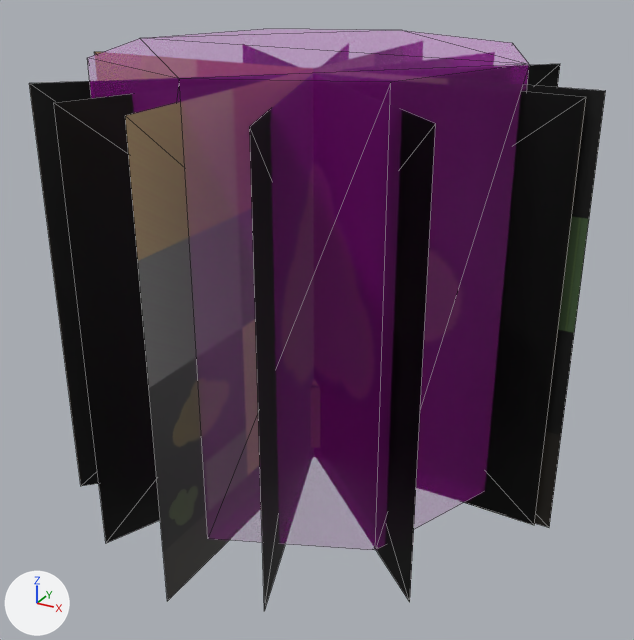
Renders of the COLLADA model beamng-props/desert-flora/export/dae/scrub_small.dae from each side of a commit.
The view is the same before and after, from a 50 mm lens placed at (0.444, -0.799, 0.578), pointed at (0.013, -0.016, 0.187). Lighting does not change. The marker at lower left points along +X, +Y and +Z. The older version comes first. Mesh edges are drawn as thin lines. Where no turn or scale is listed for an object, it has been applied to the vertices.

The first picture shows 'Colmesh_scrub-1', 'scrub_small_a200', 'scrub_small_a50', 'scrub_small_a800'.
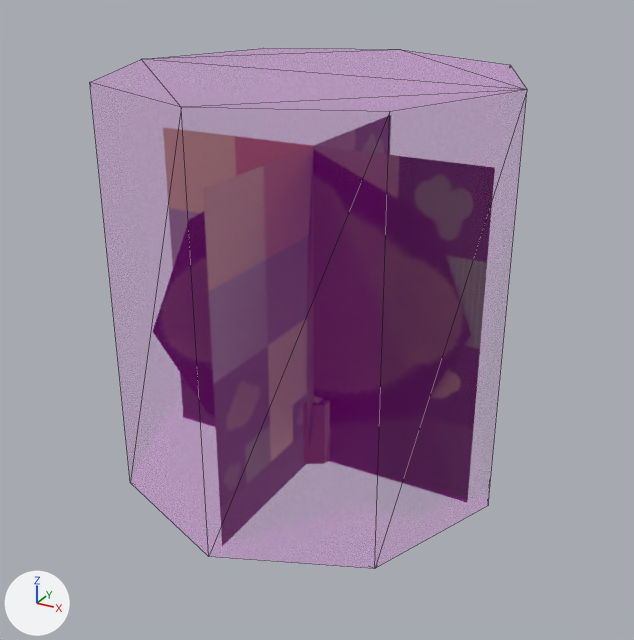
The edits, one by one:
Material 'ParkerVegFoliage' (mat_parkervegfoliage) is new.
Its texture is img_vegetation_atlas_2048_png.
me_scrub_small_a800 is used by ob_scrub_small_a800; location (0.0, 0.0, 0.0).
me_scrub_small_a800 had 32 vertices, 30 faces and spanned x -0.275..0.275, y -0.259..0.259, z 0.0..0.45.
me_scrub_small_a800 now has 33 vertices, 44 faces and spans x -0.187..0.187, y -0.167..0.167, z 0.0..0.373.
me_scrub_small_a800 part 1: the loose piece of 4 vertices spanning x -0.106..0.106, y -0.254..0.254, z 0.0..0.45 is rebuilt with 21 vertices and now spans x -0.187..0.187, y -0.167..0.167, z 0.04..0.373, in mat_parkervegfoliage (picture img_vegetation_atlas_2048_png).
me_scrub_small_a800 part 2: the loose piece of 4 vertices spanning x -0.205..0.205, y -0.183..0.183, z 0.0..0.45 is deleted.
me_scrub_small_a800 part 3: the loose piece of 4 vertices spanning x -0.201..0.201, y -0.188..0.188, z 0.0..0.45 is deleted.
me_scrub_small_a800 part 4: the loose piece of 4 vertices spanning x -0.091..0.091, y -0.259..0.259, z 0.0..0.45 is deleted.
me_scrub_small_a800 part 5: 4 vertices removed from x -0.275..0.275, y -0.01..0.01, z 0.0..0.45.
Other edits to the shape of me_scrub_small_a800 do not show in these pictures.
me_scrub_small_a800 gains material mat_parkervegfoliage (picture img_vegetation_atlas_2048_png).
me_scrub_small_a200 is used by ob_scrub_small_a200; location (0.0, 0.0, 0.0).
me_scrub_small_a200 had 24 vertices, 14 faces and spanned x -0.275..0.275, y -0.259..0.259, z 0.0..0.45.
me_scrub_small_a200 now has 24 vertices, 22 faces and spans x -0.187..0.187, y -0.167..0.167, z 0.0..0.373.
me_scrub_small_a200 part 6: the loose piece of 4 vertices spanning x -0.106..0.106, y -0.254..0.254, z 0.0..0.45 is rebuilt with 20 vertices and now spans x -0.187..0.187, y -0.167..0.167, z 0.04..0.373, in mat_parkervegfoliage (picture img_vegetation_atlas_2048_png).
me_scrub_small_a200 part 7: the loose piece of 4 vertices spanning x -0.205..0.205, y -0.183..0.183, z 0.0..0.45 is deleted.
me_scrub_small_a200 part 8: the loose piece of 4 vertices spanning x -0.201..0.201, y -0.188..0.188, z 0.0..0.45 is deleted.
me_scrub_small_a200 part 9: the loose piece of 4 vertices spanning x -0.091..0.091, y -0.259..0.259, z 0.0..0.45 is deleted.
me_scrub_small_a200 part 10: 4 vertices removed from x -0.275..0.275, y -0.01..0.01, z 0.0..0.45.
Other edits to the shape of me_scrub_small_a200 do not show in these pictures.
me_scrub_small_a200 gains material mat_parkervegfoliage (picture img_vegetation_atlas_2048_png).
me_scrub_small_a50 is used by ob_scrub_small_a50; location (0.0, 0.0, 0.0).
me_scrub_small_a50 had 8 vertices, 4 faces and spanned x -0.289..0.289, y -0.289..0.289, z -0.004..0.454.
me_scrub_small_a50 now has 8 vertices, 4 faces and spans x -0.196..0.196, y -0.196..0.196, z -0.004..0.376.
me_scrub_small_a50 part 11: the whole mesh is scaled about the mesh origin by (0.68, 0.68, 0.828).
me_colmesh_scrub_1 is used by ob_colmesh_scrub_1; location (0.0, 0.0, 0.0).
me_colmesh_scrub_1 had 16 vertices, 28 faces and spanned x -0.22..0.22, y -0.22..0.22, z 0.022..0.472.
me_colmesh_scrub_1 now has 16 vertices, 28 faces and spans x -0.22..0.22, y -0.22..0.22, z 0.0..0.45.
me_colmesh_scrub_1 part 12: the whole mesh is moved by (0.0, 0.0, -0.022).

Changed parts and their boxes [x1, y1, x2, y2] in the pictures (634 x 640 px):
'Colmesh_scrub-1', moved
    before: [87, 29, 529, 550]
    after: [90, 48, 527, 569]
'scrub_small_a800', reshaped (not visible afterwards)
    before: [29, 64, 585, 610]
'scrub_small_a50', rescaled (not visible afterwards)
    before: [94, 52, 605, 601]
'scrub_small_a200', reshaped (not visible afterwards)
    before: [29, 64, 586, 611]
part 1 of me_scrub_small_a800, rebuilt (not visible afterwards)
    before: [54, 94, 159, 543]
part 2 of me_scrub_small_a800, deleted
    before: [376, 111, 435, 602]
part 3 of me_scrub_small_a800, deleted
    before: [29, 64, 560, 485]
part 4 of me_scrub_small_a800, deleted
    before: [250, 110, 283, 610]
part 5 of me_scrub_small_a800, deleted
    before: [465, 91, 585, 525]
part 6 of me_scrub_small_a200, rebuilt (not visible afterwards)
    before: [54, 94, 160, 543]
part 7 of me_scrub_small_a200, deleted
    before: [378, 110, 436, 599]
part 8 of me_scrub_small_a200, deleted
    before: [29, 64, 560, 486]
part 9 of me_scrub_small_a200, deleted
    before: [250, 111, 285, 611]
part 10 of me_scrub_small_a200, deleted
    before: [464, 91, 586, 525]
